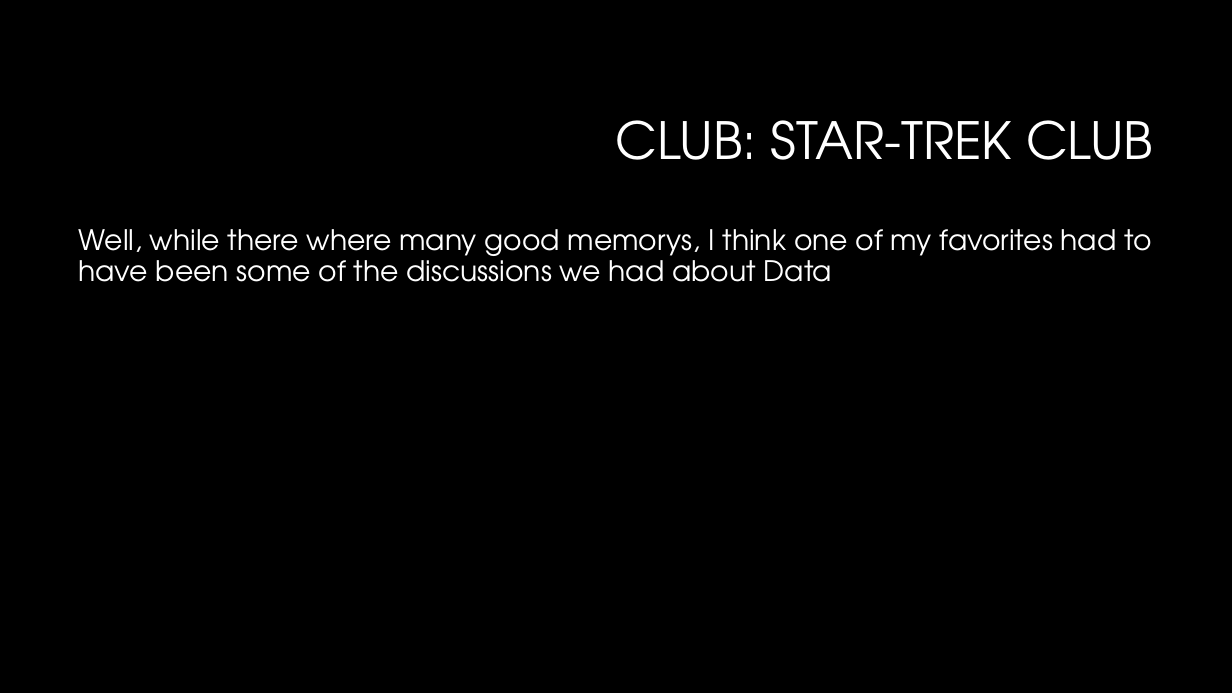
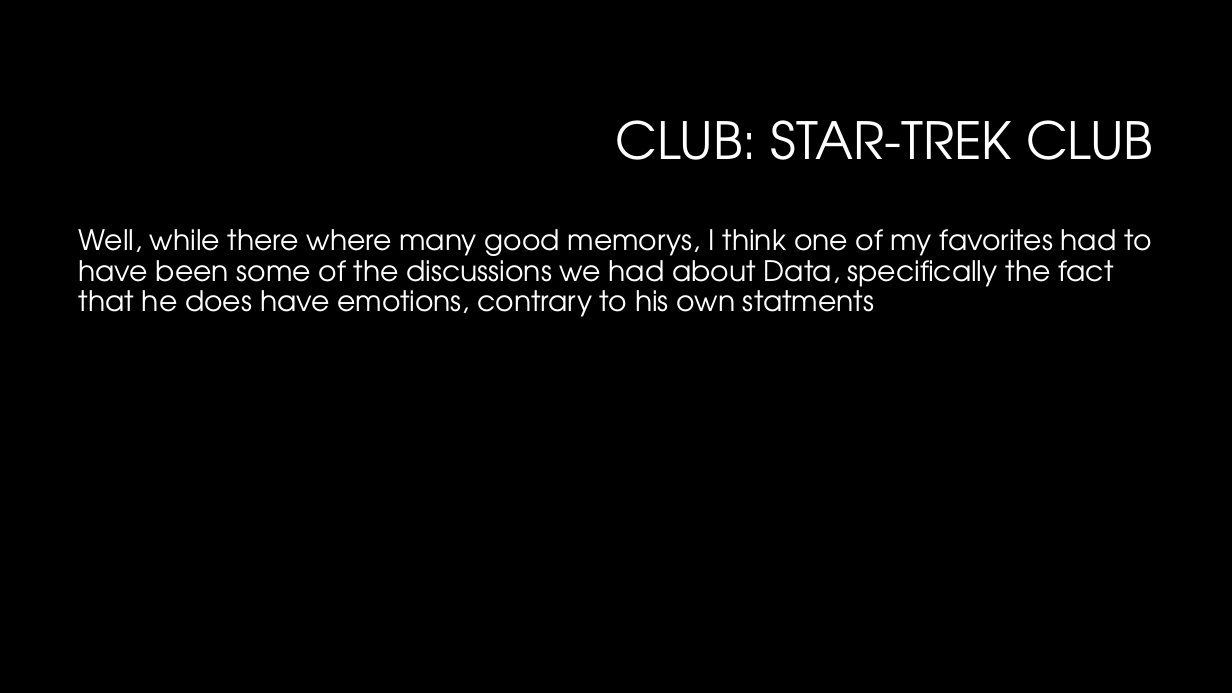
Before and after one commit to CTH-npitx/Presentations, a slide deck: slide 4 of Current Presentation/Spring 2026.pptx. Drawn at 1232x693 pixels with LibreOffice and Linux fonts; fonts in the diff are those of the drawing; background and template pictures are left out. Boxes give left, top, right and bottom in pixels: in the first picture for what was removed or moved away, otherwise in the second. Text is boxed around its words. In the diff, an @@ line names an element or a change of style, - is before the commit and + after.

```diff
--- a/Current Presentation/Spring 2026.pptx
+++ b/Current Presentation/Spring 2026.pptx
@@ text at [79,229,1151,317]: text changed @@
-Well, while there where many good memorys, I think one of my favorites had to have been some of the discussions we had about Data
+Well, while there where many good memorys, I think one of my favorites had to have been some of the discussions we had about Data, specifically the fact that he does have emotions, contrary to his own statments
```
